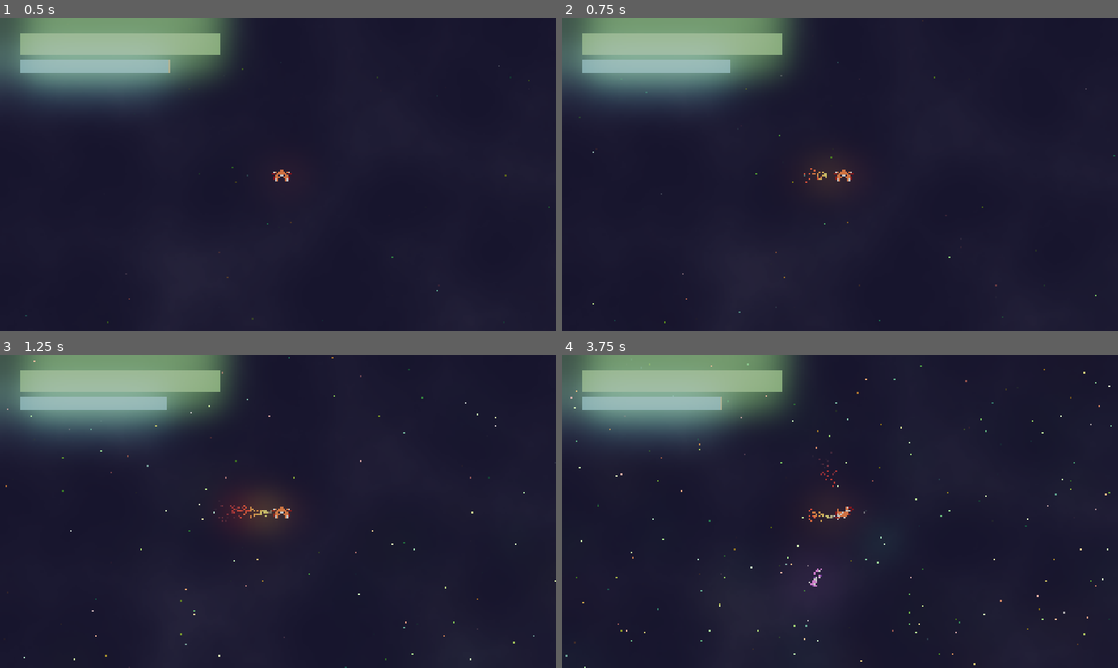
Above: before the commit, frames 1-4 (two rows, left to right).
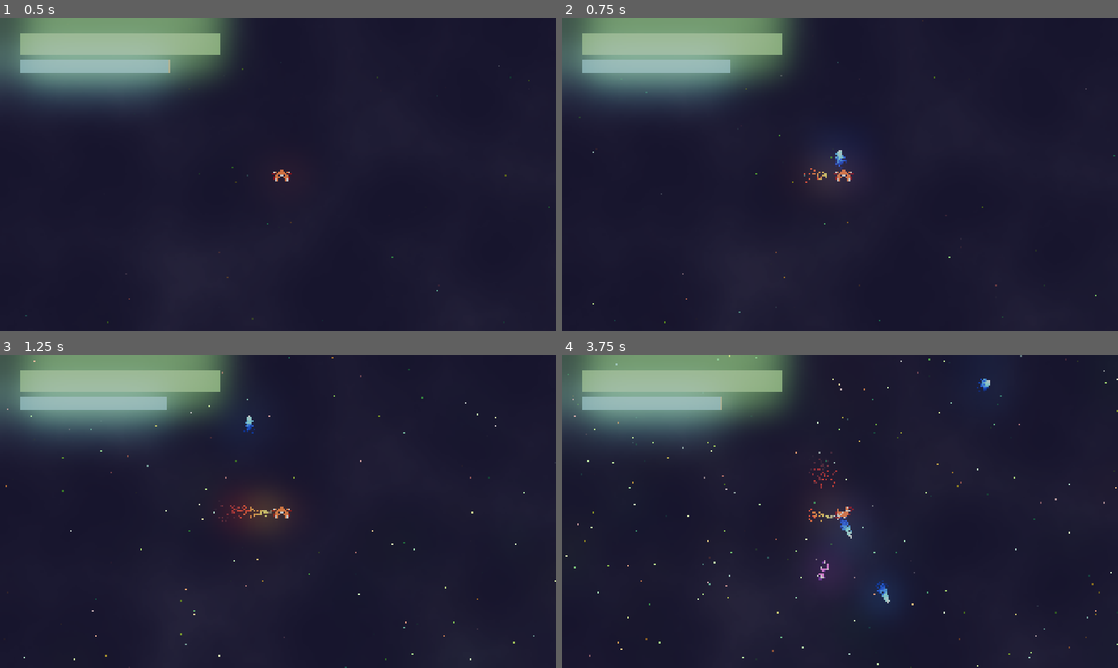
Above: after the commit, the same moments.

Repository: Lunix-420/OrbitOfPain
Game: Godot game, scene res://scenes/World.tscn
Two runs of this game, one before a commit and one after it. Both use one fixed random seed, a clock stepped at 60 frames per second and the inputs below.
Inputs:
- Up to frame 1 (0.5 s): no input
- Up to frame 2 (0.75 s): tap Enter at 0.5 s; hold D (move_right) from 0.53 s (still down); tap Space (action_shoot) at 0.6 s
- Up to frame 3 (1.25 s): keep holding D (move_right)
- Up to frame 4 (3.75 s): release D (move_right) at 1.28 s; hold S (move_backwards) 1.28-2.03 s; tap Space (action_shoot) at 1.35, 2.3, 3.05, 3.6 s; hold D (move_right) 2.03-2.78 s; hold E (move_turn_ccw) 2.03-2.78 s; hold W (move_forward) 2.78-3.53 s; tap Q (move_turn_cw) at 2.85 s; hold A (move_left) from 3.53 s (still down)

Frame 1 is identical in both runs. In frame 2, less than 0.1% of the frame differs, in the area x 49-52%, y 42-49%; in frame 3, less than 0.1%; in frame 4, 1.0%, in the area x 0-100%, y 0-100%.
Error before the commit: Invalid access to property or key 'global_position' on a base object of type 'null instance'. (res://scripts/player.gd:109)

Commit message:
fix: Various minor bugs

Diff:
--- a/scenes/Player.tscn
+++ b/scenes/Player.tscn
@@ -1,13 +1,13 @@
-[gd_scene load_steps=12 format=3 uid="uid://71rc8k32st6a"]
+[gd_scene load_steps=13 format=3 uid="uid://71rc8k32st6a"]
 
 [ext_resource type="Script" uid="uid://cged4wdm7o1j0" path="res://scripts/player.gd" id="1_qm0ti"]
 [ext_resource type="Texture2D" uid="uid://ceomkl5mknhy0" path="res://ships/Spaceship(1).png" id="2_g2els"]
+[ext_resource type="PackedScene" uid="uid://b3eq3han4dkrp" path="res://scenes/Plasma.tscn" id="2_qu4a1"]
 [ext_resource type="Script" uid="uid://bkne57gikkxc6" path="res://scripts/spawner.gd" id="3_3li8b"]
 [ext_resource type="PackedScene" uid="uid://m1cjpvkoeugn" path="res://scenes/Gui.tscn" id="4_mdl7e"]
 
-[sub_resource type="CapsuleShape2D" id="CapsuleShape2D_pqap4"]
-radius = 44.0
-height = 132.0
+[sub_resource type="CircleShape2D" id="CircleShape2D_qu4a1"]
+radius = 49.0
 
 [sub_resource type="Gradient" id="Gradient_g2els"]
 offsets = PackedFloat32Array(0, 0.116279, 0.530233, 1)
@@ -54,12 +54,17 @@
 color_ramp = SubResource("Gradient_3li8b")
 noise = SubResource("FastNoiseLite_mdl7e")
 
-[node name="CharacterBody2D" type="CharacterBody2D"]
+[node name="Player" type="CharacterBody2D"]
 collision_layer = 2
 collision_mask = 2
 script = ExtResource("1_qm0ti")
+plasma_scene = ExtResource("2_qu4a1")
 metadata/_edit_horizontal_guides_ = [-1030.0]
 metadata/_edit_vertical_guides_ = [-1870.0]
+
+[node name="CollisionShape2D" type="CollisionShape2D" parent="."]
+rotation = 1.5708
+shape = SubResource("CircleShape2D_qu4a1")
 
 [node name="Sprite" type="Sprite2D" parent="."]
 rotation = 3.14159
@@ -67,15 +72,9 @@
 texture = ExtResource("2_g2els")
 
 [node name="Shooter" type="Marker2D" parent="Sprite"]
-position = Vector2(91.9995, 200)
+position = Vector2(0, 200)
 rotation = -3.14159
 scale = Vector2(4, 4)
-
-[node name="CollisionShape2D" type="CollisionShape2D" parent="Sprite"]
-position = Vector2(-2.02815e-05, 8)
-rotation = -1.57079
-scale = Vector2(4, 4)
-shape = SubResource("CapsuleShape2D_pqap4")
 
 [node name="ExhaustBackLeft" type="GPUParticles2D" parent="Sprite"]
 position = Vector2(172, -132)
@@ -121,8 +120,18 @@
 fixed_fps = 120
 process_material = SubResource("ParticleProcessMaterial_g2els")
 
-[node name="ExhaustFront" type="GPUParticles2D" parent="Sprite"]
-position = Vector2(-0.00041577, 164)
+[node name="ExhaustFrontLeft" type="GPUParticles2D" parent="Sprite"]
+position = Vector2(-180, 120)
+scale = Vector2(4, 4)
+emitting = false
+amount = 200
+lifetime = 0.35
+randomness = 1.0
+fixed_fps = 120
+process_material = SubResource("ParticleProcessMaterial_g2els")
+
+[node name="ExhaustFrontRight" type="GPUParticles2D" parent="Sprite"]
+position = Vector2(180, 120)
 scale = Vector2(4, 4)
 emitting = false
 amount = 200
--- a/scripts/player.gd
+++ b/scripts/player.gd
@@ -1,20 +1,23 @@
 extends CharacterBody2D
 
-@onready var shooter = get_node("Shooter")
 @onready var sprite = get_node("Sprite")
+@onready var shooter = sprite.get_node("Shooter")
 @onready var exhaustBackLeft = sprite.get_node("ExhaustBackLeft")
-@onready var exhaustBackRight = sprite.get_node("ExhaustBackLeft")
+@onready var exhaustBackRight = sprite.get_node("ExhaustBackRight")
 @onready var exhaustSideLeft = sprite.get_node("ExhaustSideLeft")
 @onready var exhaustSideRight = sprite.get_node("ExhaustSideRight")
-@onready var exhaustFront = sprite.get_node("ExhaustFront")
+@onready var exhaustFrontLeft = sprite.get_node("ExhaustFrontLeft")
+@onready var exhaustFrontRight = sprite.get_node("ExhaustFrontRight")
 
 @onready var camera: Camera2D = get_node("Camera")
 @onready var gui: Control = camera.get_node("Gui")
 @onready var healthBar: BaseBar = gui.get_node("Health")
 @onready var energyBar: BaseBar = gui.get_node("Energy")
 
+@export var plasma_scene: PackedScene
+
 const MAX_SPEED = 500
-const MAX_BACK_SPEED = 400
+const MAX_BACK_SPEED = 500
 const MAX_STRAVE_SPEED = 400
 const ACCELERATION = 2000.0
 const STRAVE_ACCELERATION = 1500.0
@@ -43,28 +46,26 @@
 func handle_use_energ(amount: float):
 	energyBar.set_current_value(energyBar.current_value - amount)
 
-
 func handle_forward_backward_motion(delta: float) -> void:
 	if Input.is_action_pressed("move_forward") and not Input.is_action_pressed("move_backwards"):
 		speed += ACCELERATION * delta
 		speed = min(speed, MAX_SPEED)
 		exhaustBackLeft.emitting = true
 		exhaustBackRight.emitting = true
-		exhaustFront.emitting = false
+		exhaustFrontLeft.emitting = false
+		exhaustFrontRight.emitting = false
 	elif Input.is_action_pressed("move_backwards") and not Input.is_action_pressed("move_forward"):
+		speed -= ACCELERATION * delta
+		speed = max(speed, -MAX_SPEED)
 		exhaustBackLeft.emitting = false
 		exhaustBackRight.emitting = false
-		exhaustFront.emitting = true
-		if speed > 0:
-			speed = max(speed - ACCELERATION * delta, 0)
-		else:
-			speed -= ACCELERATION * delta
-			speed = max(speed, -MAX_BACK_SPEED)
-		speed = min(speed + FRICTION * delta, 0) if speed < 0 else speed
+		exhaustFrontLeft.emitting = true
+		exhaustFrontRight.emitting = true
 	else:
 		exhaustBackLeft.emitting = false
 		exhaustBackRight.emitting = false
-		exhaustFront.emitting = false
+		exhaustFrontLeft.emitting = false
+		exhaustFrontRight.emitting = false
 		if speed > 0:
 			speed = max(speed - FRICTION * delta, 0)
 		elif speed < 0:
@@ -103,9 +104,9 @@
 
 func handle_shooting(delta: float) -> void:
 	if Input.is_action_just_pressed("action_shoot"):
-
-		var plasma = preload("res://scenes/Plasma.tscn").instantiate()
-		plasma.rotation = rotation
+		var plasma = plasma_scene.instantiate()
+		var direction = -sprite.global_transform.x.normalized()
+		plasma.rotation = direction.angle()
 		plasma.position = shooter.global_position
 		plasma.set("init_speed", speed)
 		get_tree().current_scene.add_child(plasma)
Binary file removed: textures/noise.png
Not shown, removed: textures/noise.png.import
